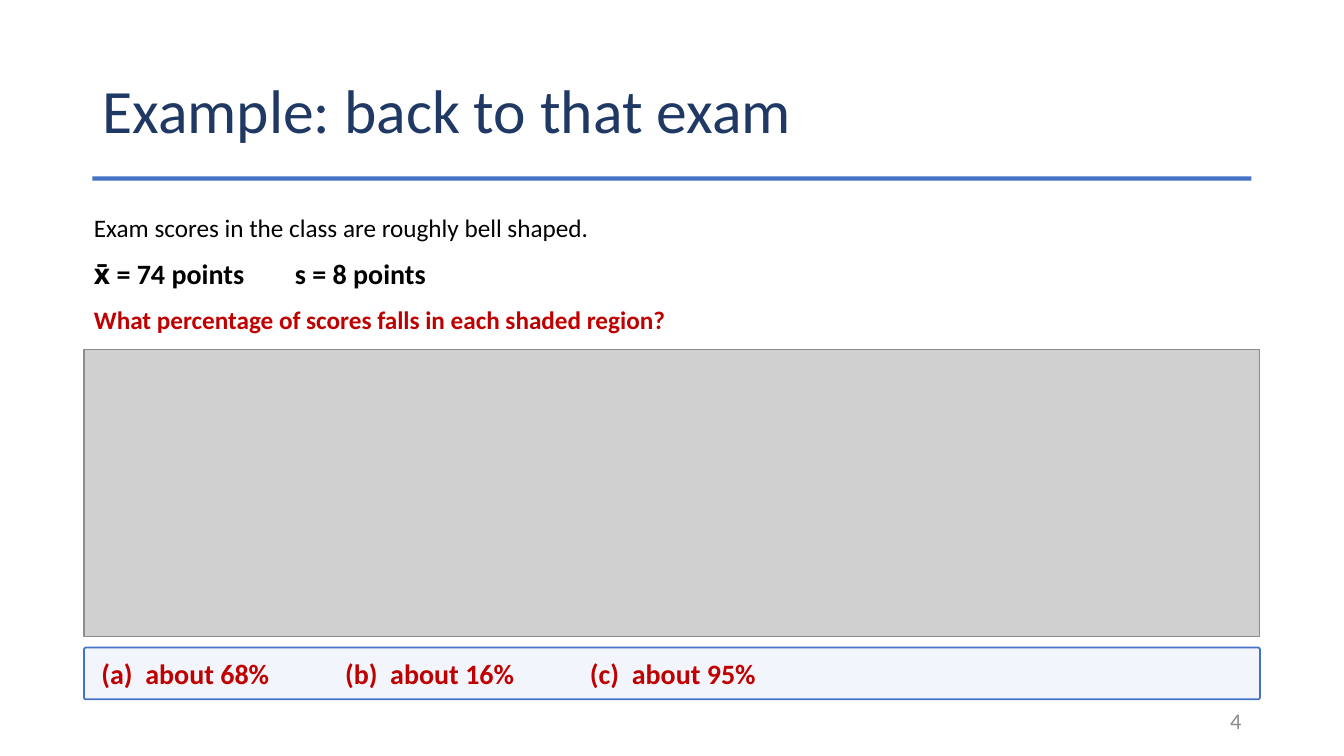
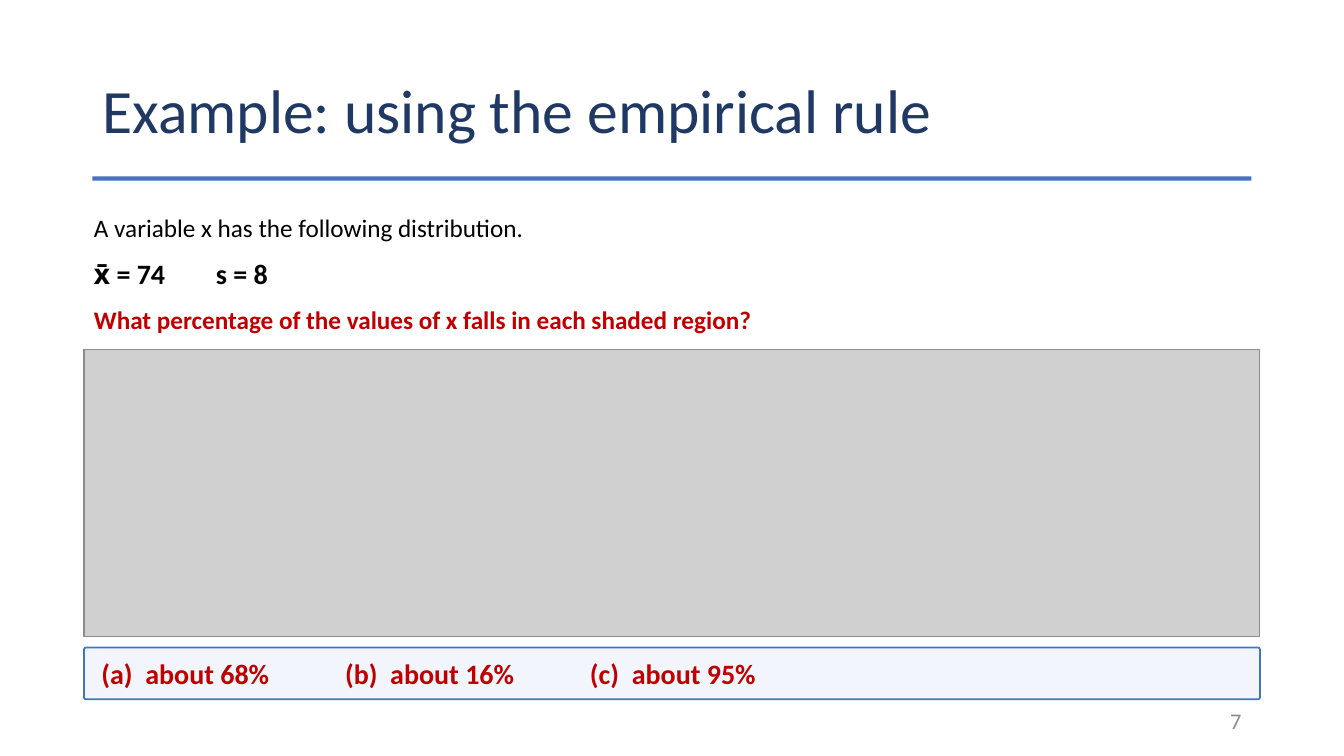
Before and after one commit to Jarred6068/Kvamme_UI_STAT251, a slide deck: slide 7 of docs/lecture_slides/Week 6/Week6_Lecture13_Slides_9_30_2026.pptx (slide 4 before the commit). Drawn at 1344x756 pixels with LibreOffice and Linux fonts; fonts in the diff are those of the drawing; grey boxes stand for pictures. Boxes give left, top, right and bottom in pixels: in the first picture for what was removed or moved away, otherwise in the second. Text is boxed around its words. In the diff, an @@ line names an element or a change of style, - is before the commit and + after.

```diff
--- a/docs/lecture_slides/Week 6/Week6_Lecture13_Slides_9_30_2026.pptx
+++ b/docs/lecture_slides/Week 6/Week6_Lecture13_Slides_9_30_2026.pptx
@@ title at [102, 90, 930, 144]: text changed @@
-Example: back to that exam
+Example: using the empirical rule
@@ text at [94, 219, 523, 242]: text changed @@
-Exam scores in the class are roughly bell shaped.
+A variable x has the following distribution.
@@ text at [94, 264, 268, 285]: text changed @@
-x̄ = 74 points s = 8 points
+x̄ = 74 s = 8
@@ text at [94, 311, 751, 334]: text changed @@
-What percentage of scores falls in each shaded region?
+What percentage of the values of x falls in each shaded region?
@@ page number at [1230, 714, 1241, 729]: text changed @@
-4
+7
```
Also in this commit, not shown: 9 other slides changed, 8 slides added, 42 other files.
